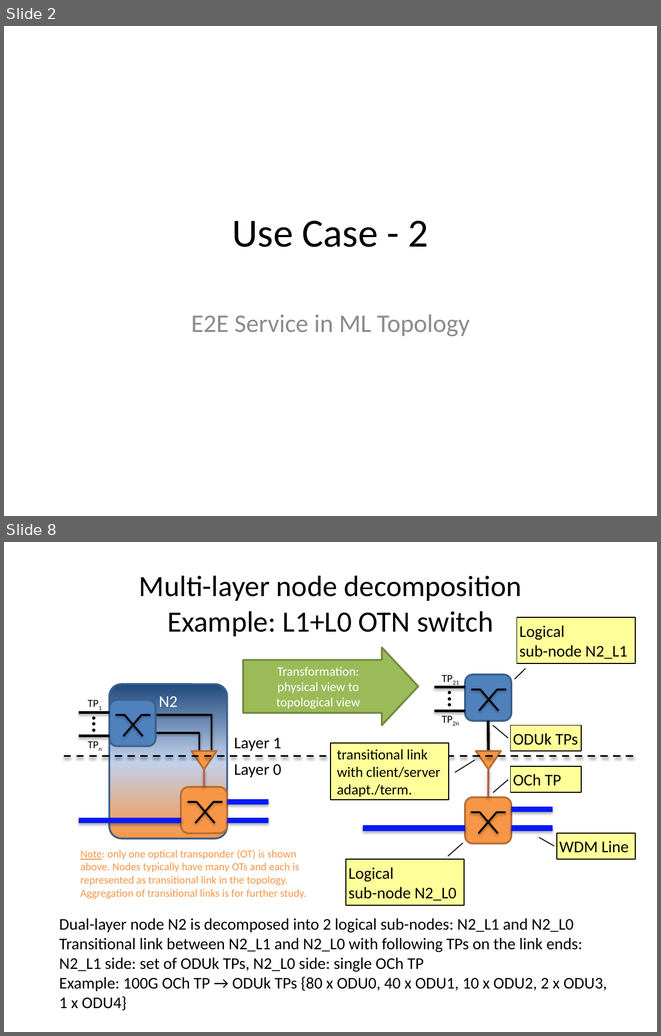
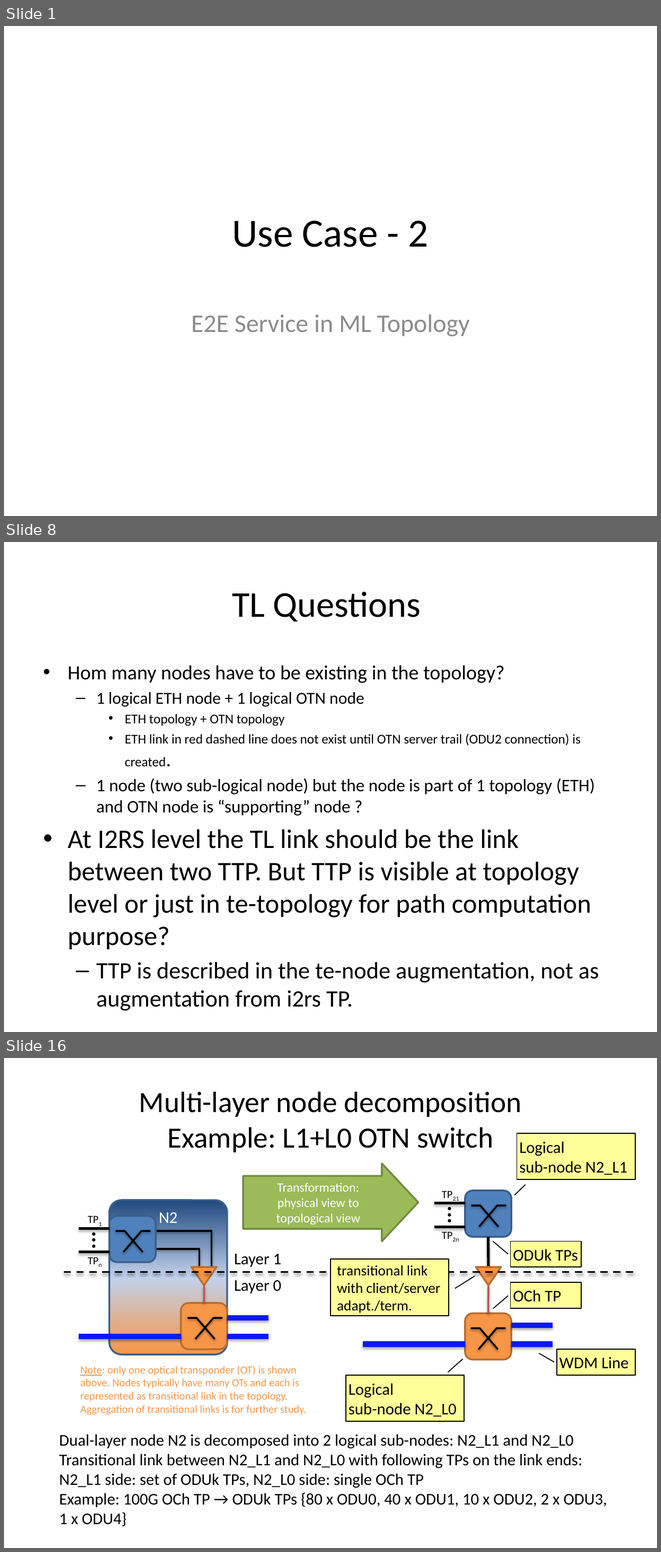
Before and after one commit to TransportModels/IETF-Transport-Modeling, a slide deck: Transport-UseCases/UC#2_P2P_SingleProvider_MultiLayerTopology.pptx. Shown one above the other, each under a label of ours: slides 2 and 8 before the commit, slides 1, 8 and 16 after it; the slides between them are not shown. The pictures are 661x1036 and 661x1552 pixels, drawn with LibreOffice and Linux fonts; fonts in the diff are those of the drawing. Boxes give left, top, right and bottom in pixels: in the first picture for what was removed or moved away, otherwise in the second. Text is boxed around its words. In the diff, an @@ line names an element or a change of style, - is before the commit and + after.

```diff
--- a/Transport-UseCases/UC#2_P2P_SingleProvider_MultiLayerTopology.pptx
+++ b/Transport-UseCases/UC#2_P2P_SingleProvider_MultiLayerTopology.pptx
@@ slide 8 added at (4,542,657,1032), background #FFFFFF @@
@@ title added at (232,591,421,622), 40 pt, text #000000 @@
+TL Questions
@@ text added at (68,665,599,982), 29.6 pt, text #000000 @@
+• Hom many nodes have to be existing in the topology?
+  – 1 logical ETH node + 1 logical OTN node
+    • ETH topology + OTN topology
+    • ETH link in red dashed line does not exist until OTN server trail (ODU2 connection) is created.
+  – 1 node (two sub-logical node) but the node is part of 1 topology (ETH) and OTN node is “supporting” node ?
+• At I2RS level the TL link should be the link between two TTP. But TTP is visible at topology level or just in te-topology for path computation purpose?
+  – TTP is described in the te-node augmentation, not as augmentation from i2rs TP.
@@ what was slide 2 is now slide 1 @@
@@ what was slide 8 is now slide 16 @@
```
Also in this commit, not shown: 5 slides changed, 10 other slides added, 1 slide removed.
